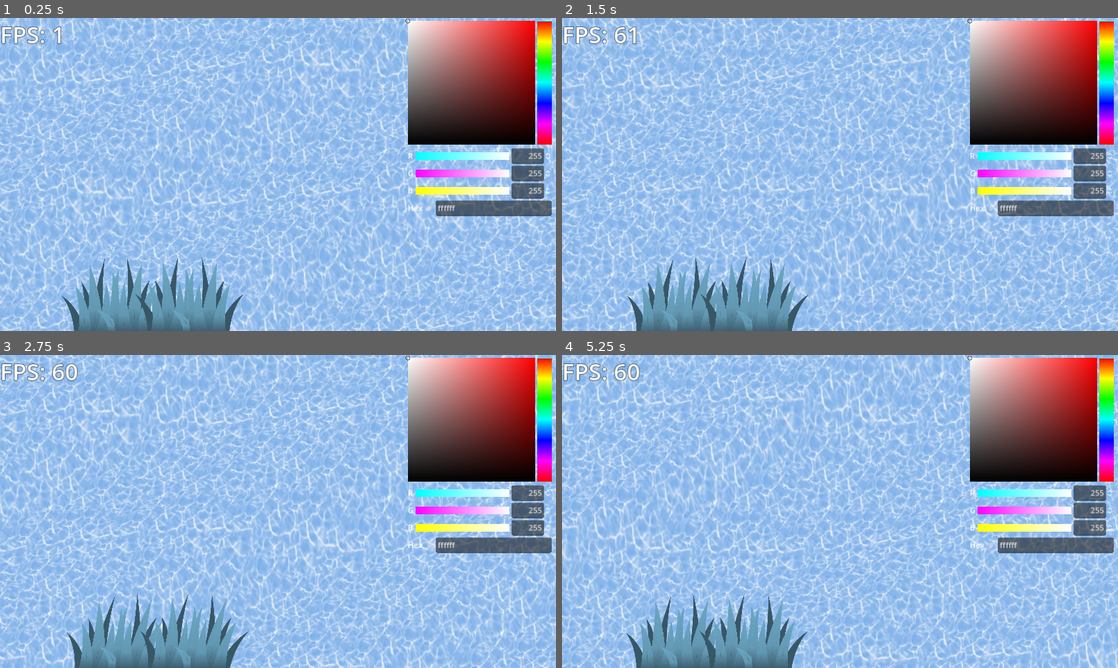
Above: before the commit, frames 1-4 (two rows, left to right).
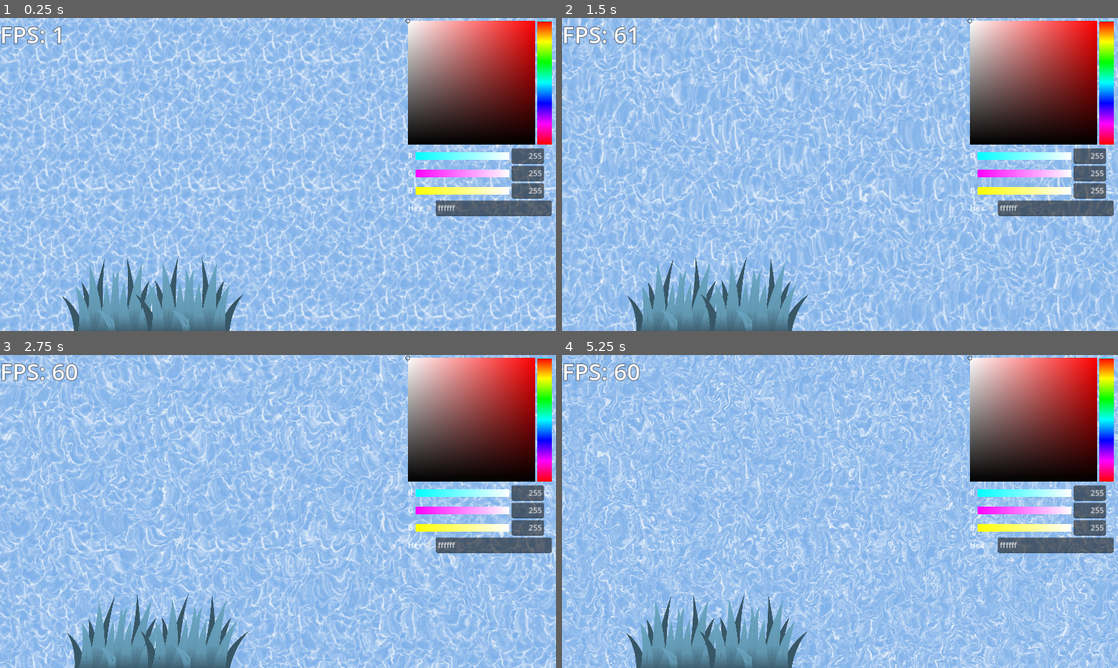
Above: after the commit, the same moments.

Repository: fj0lverkr/water-shader-test
Game: Godot game, scene res://scenes/main/main.tscn
The game is run twice, just before and just after one commit, with the same random seed, the same clock (stepped at 60 frames per second) and the same inputs.
Inputs:
- Up to frame 1 (0.25 s): no input
- Up to frame 2 (1.5 s): no input
- Up to frame 3 (2.75 s): no input
- Up to frame 4 (5.25 s): no input

The runs differ from the first frame. In frame 1, 26% of the frame differs, in the area x 0-100%, y 0-100%; in frame 2, 29%; in frame 3, 29%; in frame 4, 29%.

Commit message:
Add noise based water example

Diff:
--- a/assets/shaders/water.gdshader
+++ b/assets/shaders/water.gdshader
@@ -5,12 +5,14 @@
 uniform vec2 amplitude = vec2(0.05, 0.1);
 uniform vec2 offset_factor = vec2(2.0, 2.0);
 uniform vec2 time_scale = vec2(1.0, 1.0);
+uniform sampler2D noise;
 
 void fragment() {
 	vec2 tiled_uvs = UV * tiled_factor;
 	vec2 waves_uv;
-	waves_uv.x = sin(TIME * time_scale.x + atan(tiled_uvs.y + tiled_uvs.x) * offset_factor.x);
-	waves_uv.y = cos(TIME * time_scale.y + sin(tiled_uvs.y + tiled_uvs.x) * offset_factor.y);
+	vec4 noise_val = texture(noise, UV);
+	waves_uv.x = sin(TIME * time_scale.x * noise_val.x * offset_factor.x);
+	waves_uv.y = cos(TIME * time_scale.y * noise_val.y * offset_factor.y);
 
 	tiled_uvs.y *= aspect_ratio;
 	//COLOR = vec4(tiled_uvs,0.0,1.0);
--- a/assets/shaders/water_shader_material.tres
+++ b/assets/shaders/water_shader_material.tres
@@ -1,6 +1,7 @@
-[gd_resource type="ShaderMaterial" load_steps=2 format=3 uid="uid://dw7v8w3o1grbg"]
+[gd_resource type="ShaderMaterial" load_steps=3 format=3 uid="uid://dw7v8w3o1grbg"]
 
 [ext_resource type="Shader" path="res://assets/shaders/water.gdshader" id="1_iwnn8"]
+[ext_resource type="Texture2D" uid="uid://drxdgrrqso4e6" path="res://scenes/water/water_noise_texture.tres" id="2_l08kb"]
 
 [resource]
 shader = ExtResource("1_iwnn8")
@@ -9,3 +10,4 @@
 shader_parameter/amplitude = Vector2(0.05, 0.1)
 shader_parameter/offset_factor = Vector2(2, 2)
 shader_parameter/time_scale = Vector2(1, 1)
+shader_parameter/noise = ExtResource("2_l08kb")
--- a/scenes/main/main.tscn
+++ b/scenes/main/main.tscn
@@ -1,7 +1,8 @@
-[gd_scene load_steps=5 format=3 uid="uid://bdlmqtdb87466"]
+[gd_scene load_steps=6 format=3 uid="uid://bdlmqtdb87466"]
 
 [ext_resource type="Script" path="res://scenes/main/main.gd" id="1_3250c"]
 [ext_resource type="PackedScene" uid="uid://b34g5s1yqes5k" path="res://scenes/water/water.tscn" id="1_t83b2"]
+[ext_resource type="PackedScene" uid="uid://bt3ociuearoap" path="res://scenes/water/water_noise.tscn" id="3_6seo1"]
 [ext_resource type="PackedScene" uid="uid://bjus42htcqye" path="res://scenes/grass/grass.tscn" id="3_d58ff"]
 
 [sub_resource type="LabelSettings" id="LabelSettings_p6p0i"]
@@ -13,6 +14,9 @@
 script = ExtResource("1_3250c")
 
 [node name="Water" parent="." instance=ExtResource("1_t83b2")]
+visible = false
+
+[node name="WaterNoise" parent="." instance=ExtResource("3_6seo1")]
 
 [node name="Label" type="Label" parent="."]
 offset_right = 40.0
--- /dev/null
+++ b/scenes/water/water_noise.gd
@@ -0,0 +1,76 @@
+@tool
+class_name WaterShaderNoise
+extends Sprite2D
+
+const RATIO: String = "aspect_ratio"
+const AMP: String = "amplitude"
+const TILING: String = "tiled_factor"
+const OFFSET: String = "offset_factor"
+const TIME: String = "time_scale"
+const NOISE: String = "noise"
+
+signal export_value_changed(name: String, value: Vector2)
+
+@export
+var tiled_factor: Vector2 = Vector2(5.0, 5.0):
+	set(v):
+		tiled_factor = v
+		export_value_changed.emit(TILING, v)
+
+@export
+var amplitude: Vector2 = Vector2(0.05, 0.1):
+	set(v):
+		amplitude = v
+		export_value_changed.emit(AMP, v)
+
+@export
+var offset_factor: Vector2 = Vector2(2.0, 2.0):
+	set(v):
+		offset_factor = v
+		export_value_changed.emit(OFFSET, v)
+
+@export
+var time_scale: Vector2 = Vector2(1.0, 1.0):
+	set(v):
+		time_scale = v
+		export_value_changed.emit(TIME, v)
+
+
+func _ready() -> void:
+	if Engine.is_editor_hint():
+		export_value_changed.connect(_on_export_value_changed)
+		_resize_noise()
+	else:
+		material.set_shader_parameter(AMP, amplitude)
+		material.set_shader_parameter(TILING, tiled_factor)
+		material.set_shader_parameter(OFFSET, offset_factor)
+		material.set_shader_parameter(TIME, time_scale)
+
+		_setup_noise()
+
+
+func _on_item_rect_changed() -> void:
+	material.set_shader_parameter(RATIO, scale.y / scale.x)
+	_resize_noise()
+
+
+func _on_export_value_changed(param_name: String, value: Vector2) -> void:
+	material.set_shader_parameter(param_name, value)
+
+
+func _setup_noise() -> void:
+	var noise_texture = NoiseTexture2D.new()
+	noise_texture.width = texture.get_width() * scale.x
+	noise_texture.height = texture.get_height() * scale.y
+	print("w:%s h:%s" % [noise_texture.width, noise_texture.height])
+	noise_texture.noise = FastNoiseLite.new()
+	await texture.changed
+	material.set_shader_parameter(NOISE, noise_texture)
+
+
+func _resize_noise() -> void:
+	var noise_texture: Texture2D = material.get_shader_parameter(NOISE)
+	noise_texture.width = texture.get_width() * scale.x
+	noise_texture.height = texture.get_height() * scale.y
+	print("w:%s h:%s" % [noise_texture.width, noise_texture.height])
+	#material.set_shader_parameter(NOISE, noise_texture)
--- /dev/null
+++ b/scenes/water/water_noise.tscn
@@ -0,0 +1,14 @@
+[gd_scene load_steps=4 format=3 uid="uid://bt3ociuearoap"]
+
+[ext_resource type="Material" uid="uid://dw7v8w3o1grbg" path="res://assets/shaders/water_shader_material.tres" id="1_pevyr"]
+[ext_resource type="Texture2D" uid="uid://bfusduwcxbjqq" path="res://assets/textures/clear-sea-water-128x128.png" id="2_70xf5"]
+[ext_resource type="Script" path="res://scenes/water/water_noise.gd" id="3_cl0v4"]
+
+[node name="WaterNoise" type="Sprite2D"]
+material = ExtResource("1_pevyr")
+position = Vector2(574, 322.5)
+scale = Vector2(9.17188, 5.16406)
+texture = ExtResource("2_70xf5")
+script = ExtResource("3_cl0v4")
+
+[connection signal="item_rect_changed" from="." to="." method="_on_item_rect_changed"]
--- /dev/null
+++ b/scenes/water/water_noise_texture.tres
@@ -0,0 +1,9 @@
+[gd_resource type="NoiseTexture2D" load_steps=2 format=3 uid="uid://drxdgrrqso4e6"]
+
+[sub_resource type="FastNoiseLite" id="FastNoiseLite_hvlcv"]
+noise_type = 3
+
+[resource]
+width = 1174
+height = 660
+noise = SubResource("FastNoiseLite_hvlcv")
